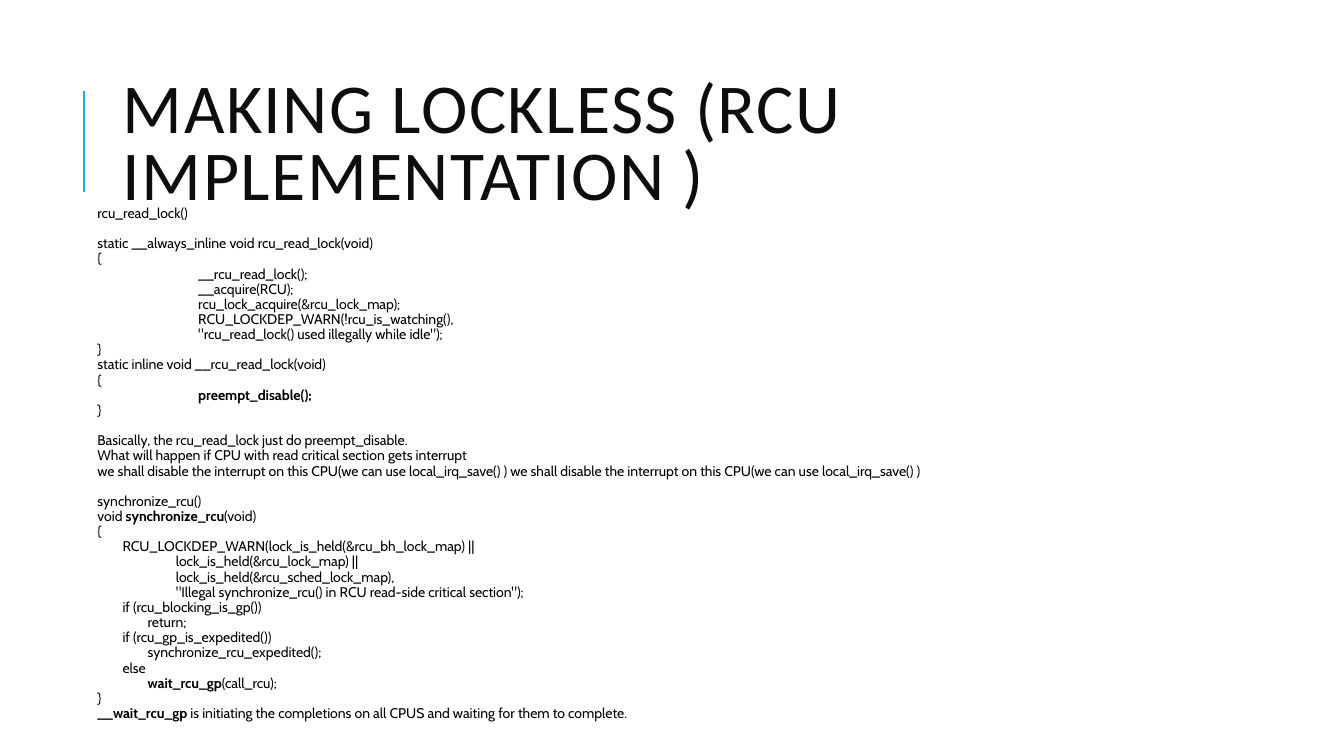
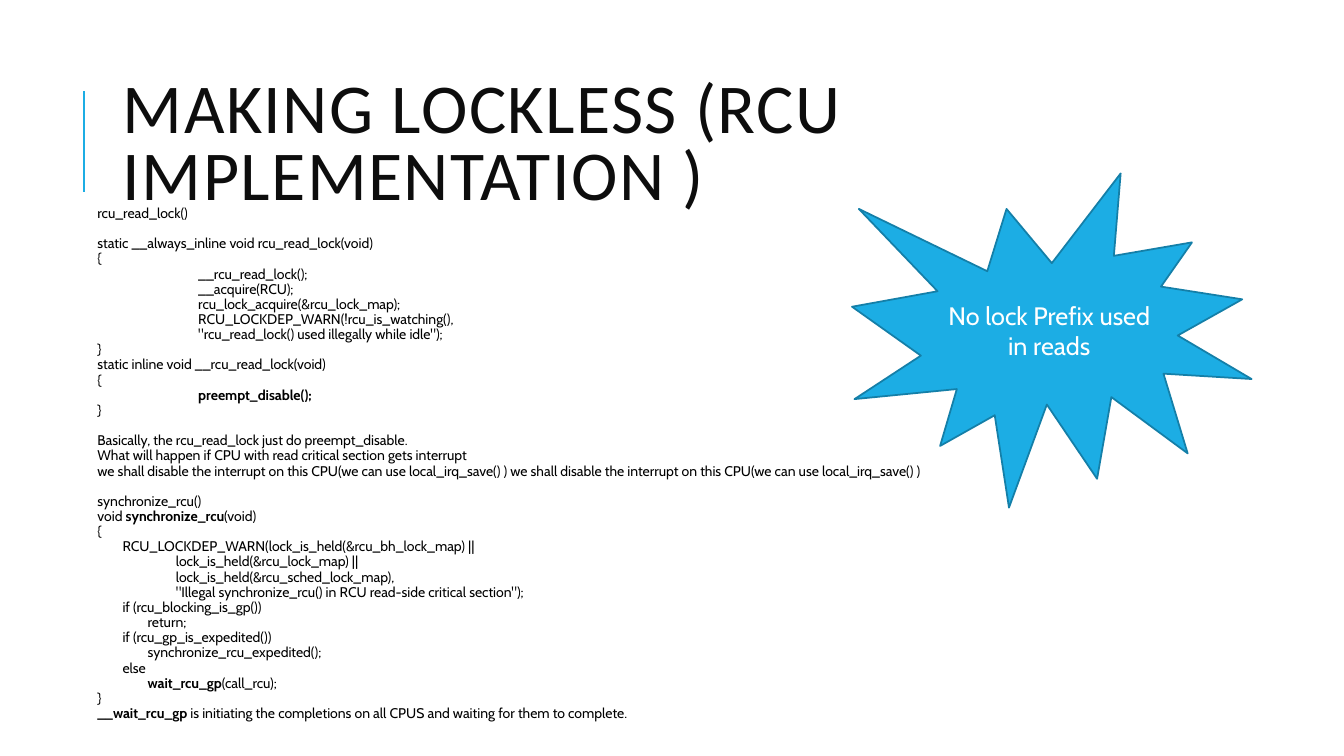
Before and after one commit to kundanthebest/osi2022, a slide deck: slide 17 of locking_presentation.pptx (slide 18 before the commit). Drawn at 1344x756 pixels with LibreOffice and Linux fonts; fonts in the diff are those of the drawing. Boxes give left, top, right and bottom in pixels: in the first picture for what was removed or moved away, otherwise in the second. Text is boxed around its words. In the diff, an @@ line names an element or a change of style, - is before the commit and + after.

```diff
--- a/locking_presentation.pptx
+++ b/locking_presentation.pptx
@@ irregular seal added at (852, 173, 1251, 508), fill #1CADE4, outline #1580A9 1.25 pt, 18 pt, text #FFFFFF @@
+No lock Prefix used in reads
```
Also in this commit, not shown: 6 other slides changed, 1 slide added, 1 slide removed.
